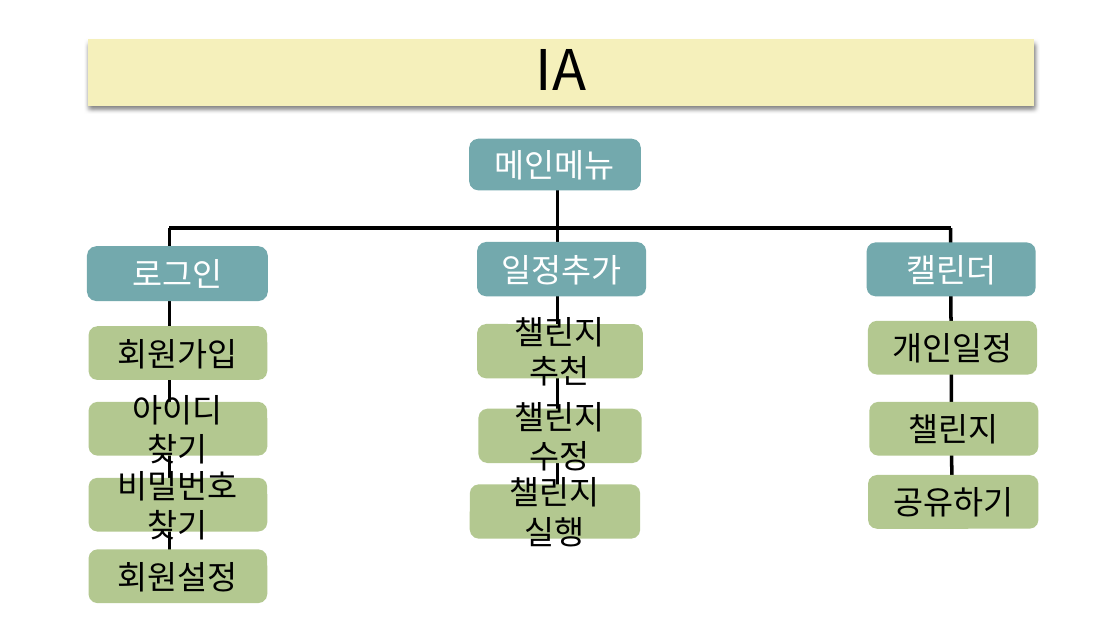
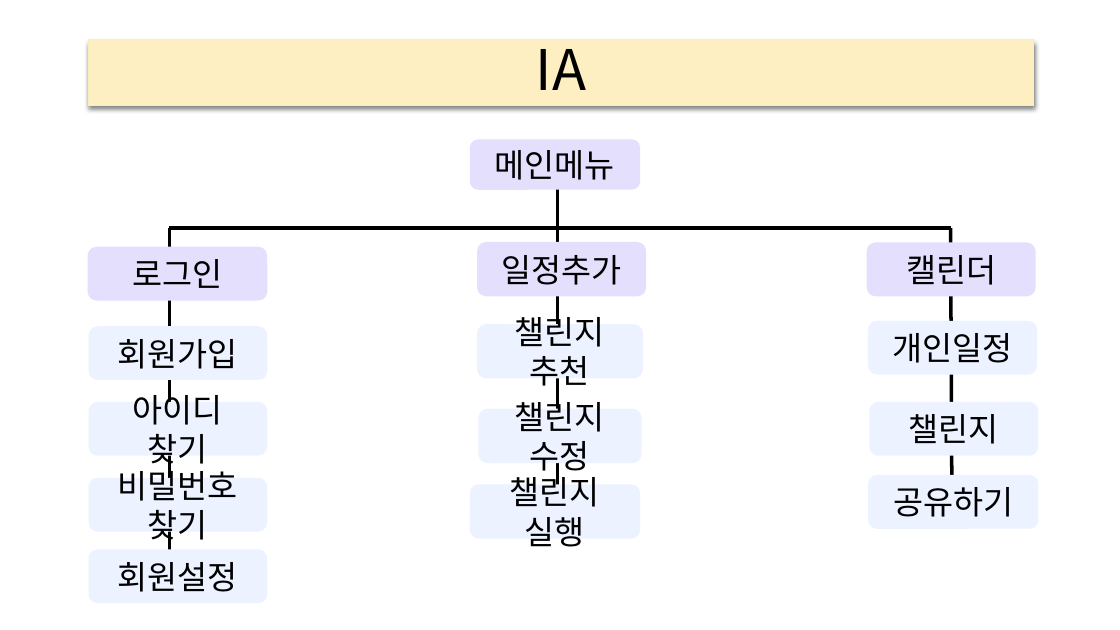
Before and after one commit to elquineas/elquineas.github.io, a slide deck: slide 7 of 갓생살기_ver3.pptx. Drawn at 1120x630 pixels with LibreOffice and Linux fonts; fonts in the diff are those of the drawing. Boxes give left, top, right and bottom in pixels: in the first picture for what was removed or moved away, otherwise in the second. Text is boxed around its words. In the diff, an @@ line names an element or a change of style, - is before the commit and + after.

Commit message:
ppt4

```diff
--- a/갓생살기_ver3.pptx
+++ b/갓생살기_ver3.pptx
@@ rounded rectangle "메인메뉴" at (470, 139, 640, 190): text colour #FFFFFF to #000000; fill #73A9AD to #E3DFFD; outline #73A9AD 1 pt to none @@
@@ rounded rectangle "로그인" at (87, 247, 267, 301): text colour #FFFFFF to #000000; fill #73A9AD to #E3DFFD; outline #73A9AD 1 pt to none @@
@@ rounded rectangle "일정추가" at (477, 242, 646, 297): text colour #FFFFFF to #000000; fill #73A9AD to #E3DFFD @@
@@ rounded rectangle "캘린더" at (867, 243, 1036, 297): text colour #FFFFFF to #000000; fill #73A9AD to #E3DFFD @@
@@ fill #B3C890 to #ECF2FF in 10 elements at (88, 326, 267, 380), (88, 478, 267, 532), (88, 402, 267, 455), (88, 549, 267, 603), (477, 324, 643, 379), (470, 485, 640, 539), (479, 409, 642, 464), (868, 321, 1037, 375), (870, 402, 1038, 455), (868, 475, 1038, 528) @@
```
Also in this commit, not shown: 12 other slides changed, 1 other file.
